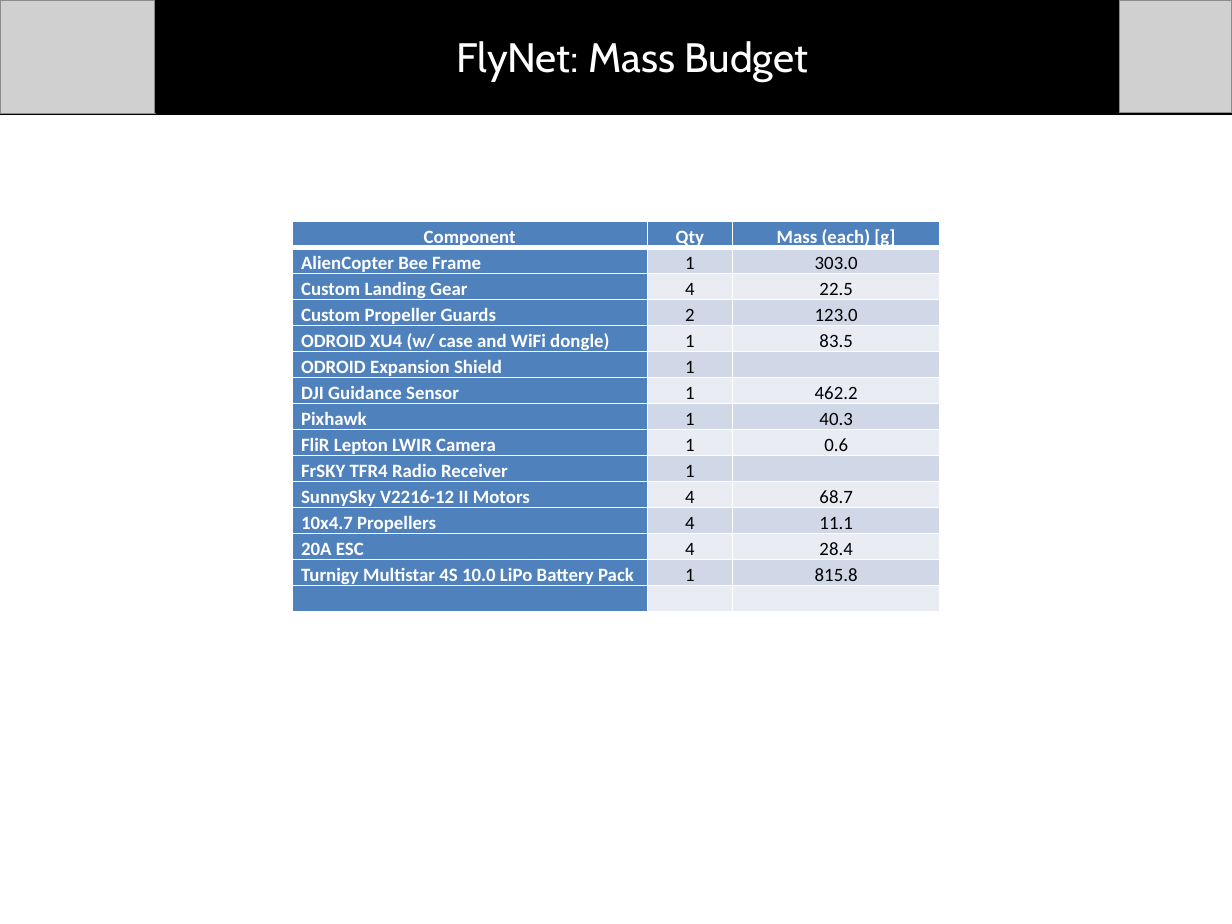
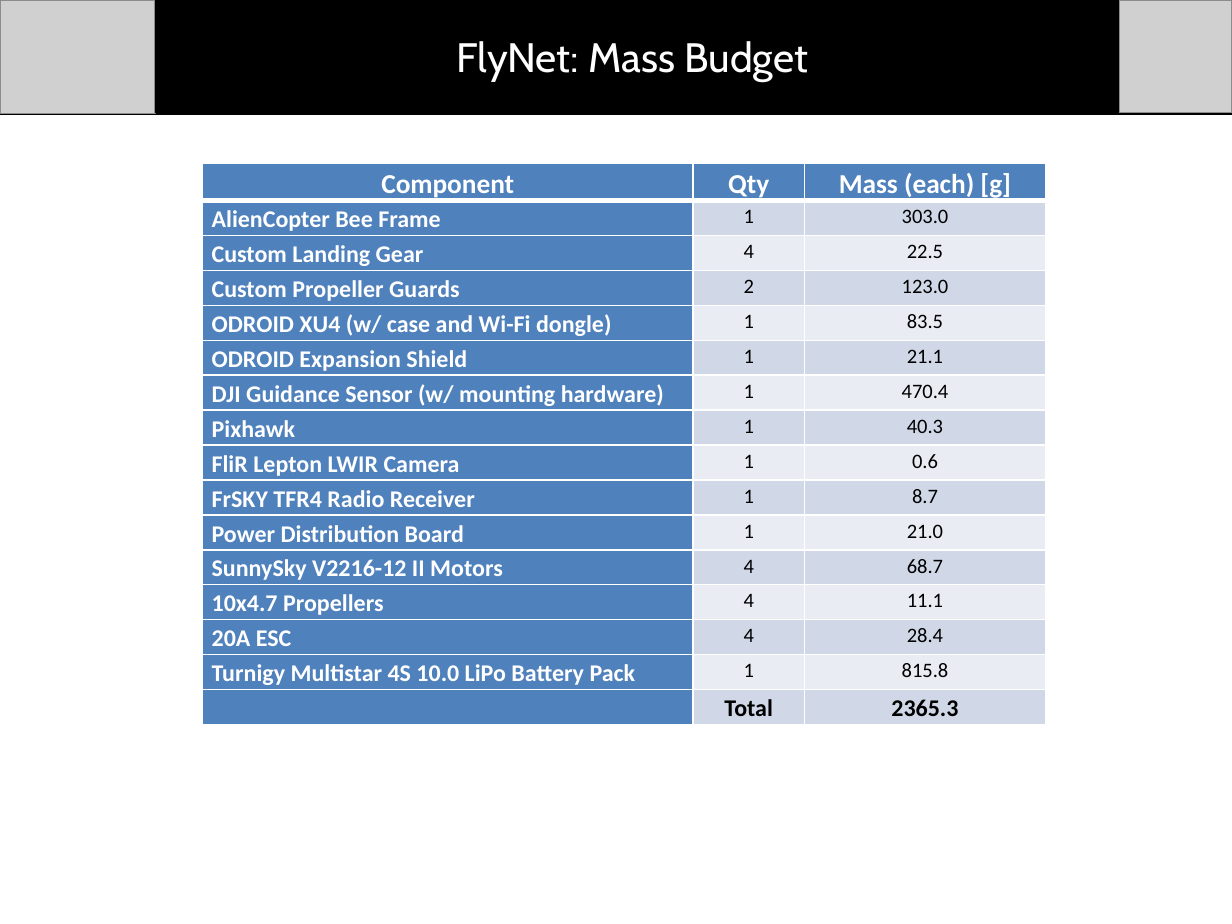
Before and after one commit to dtbinh/FlyNet, a slide deck: slide 3 of Presentations/CDR_Fall_2015/Individual_Slides/Tyler/CDR_Clayton.pptx. Drawn at 1232x924 pixels with LibreOffice and Linux fonts; fonts in the diff are those of the drawing; grey boxes stand for pictures. Boxes give left, top, right and bottom in pixels: in the first picture for what was removed or moved away, otherwise in the second. Text is boxed around its words. In the diff, an @@ line names an element or a change of style, - is before the commit and + after.

```diff
--- a/Presentations/CDR_Fall_2015/Individual_Slides/Tyler/CDR_Clayton.pptx
+++ b/Presentations/CDR_Fall_2015/Individual_Slides/Tyler/CDR_Clayton.pptx
@@ table at (202,163,1045,722) @@
-row 5, column 1: ODROID XU4 (w/ case and WiFi dongle)
+row 5, column 1: ODROID XU4 (w/ case and Wi-Fi dongle)
-row 6, column 3: 
+row 6, column 3: 21.1
-row 7, column 1: DJI Guidance Sensor
+row 7, column 1: DJI Guidance Sensor (w/ mounting hardware)
-row 7, column 3: 462.2
+row 7, column 3: 470.4
-row 10: FrSKY TFR4 Radio Receiver | 1 | 
+row 10: FrSKY TFR4 Radio Receiver | 1 | 8.7
+row 11: Power Distribution Board | 1 | 21.0
-row 16, column 2: 
+row 16, column 2: Total
-row 16, column 3: 
+row 16, column 3: 2365.3
@@ table: place and size @@
-table at (292,222,941,590)
+table at (202,163,1045,722)
```
Also in this commit, not shown: 4 other slides changed, 1 slide added, 4 other files.
